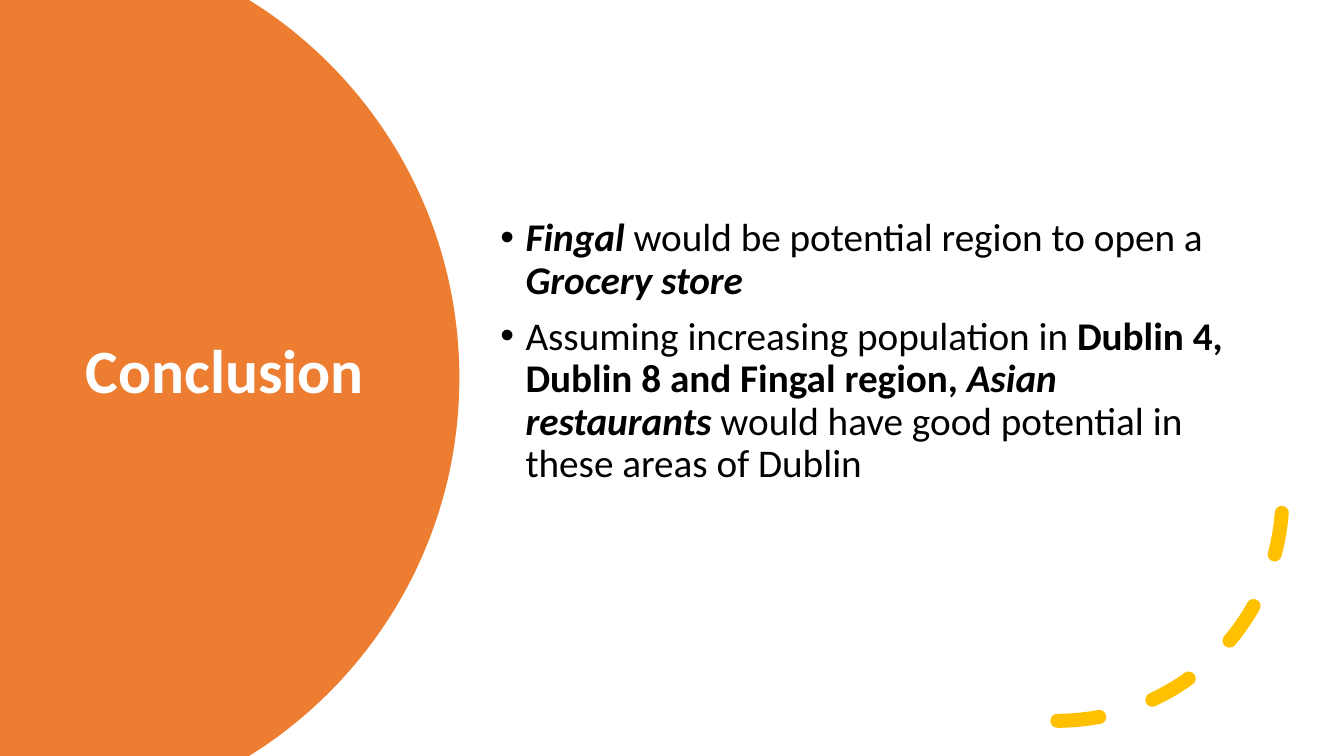
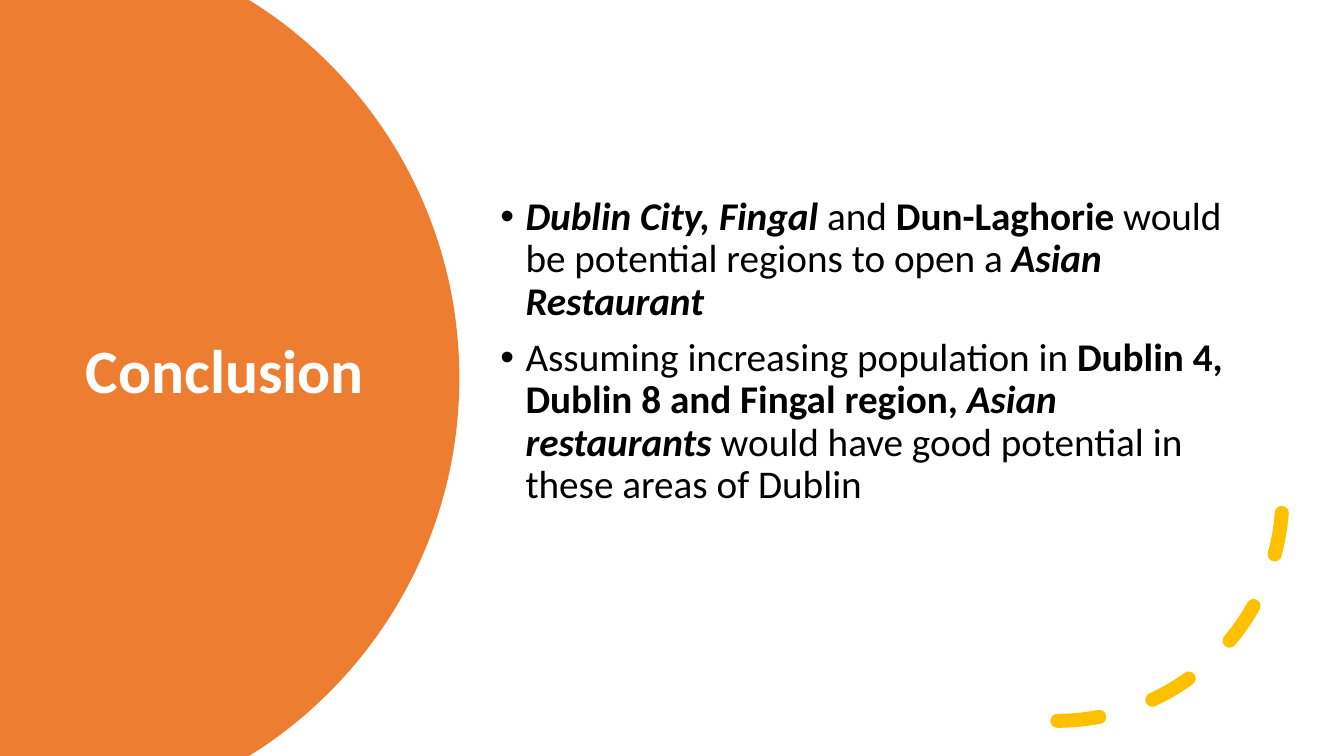
Before and after one commit to gitrepo-2020/Coursera_Capstone, a slide deck: slide 6 of Capstone_DublinBiz_week2.pptx (slide 5 before the commit). Drawn at 1344x756 pixels with LibreOffice and Linux fonts; fonts in the diff are those of the drawing. Boxes give left, top, right and bottom in pixels: in the first picture for what was removed or moved away, otherwise in the second. Text is boxed around its words. In the diff, an @@ line names an element or a change of style, - is before the commit and + after.

Commit message:
updated

```diff
--- a/Capstone_DublinBiz_week2.pptx
+++ b/Capstone_DublinBiz_week2.pptx
@@ text at box(526, 202, 1221, 316): text changed; bold on @@
-• Fingal would be potential region to open a Grocery store
+• Dublin City, Fingal and Dun-Laghorie would be potential regions to open a Asian Restaurant
```
Also in this commit, not shown: 1 other slide changed, 1 slide added.
